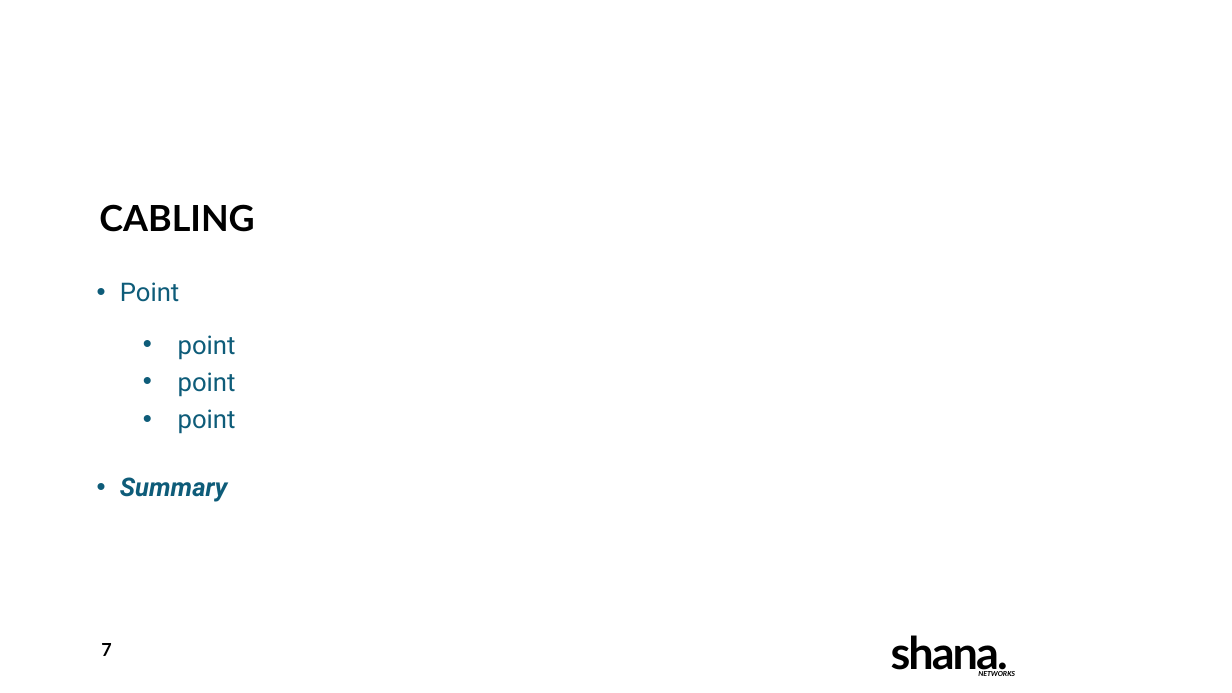
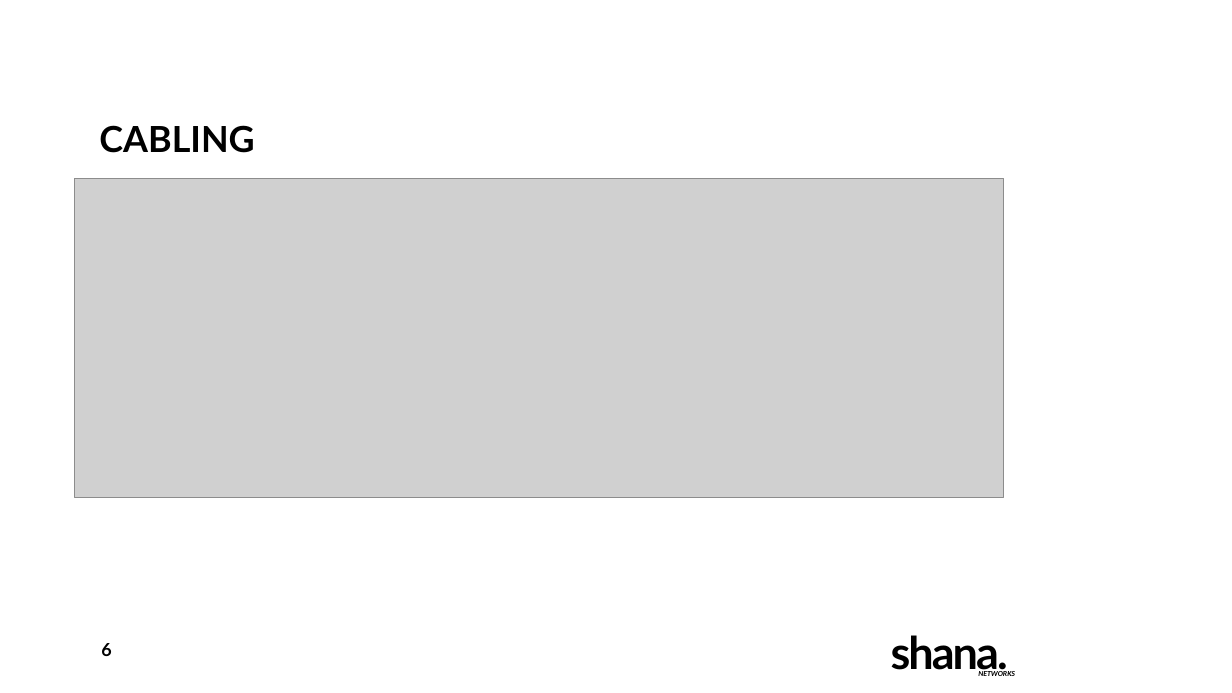
Before and after one commit to eludin/G12-Network-Infrastructure, a slide deck: slide 6 of VideoPresentation/SHANA_videopresentation_slides.pptx (slide 7 before the commit). Drawn at 1232x693 pixels with LibreOffice and Linux fonts; fonts in the diff are those of the drawing; grey boxes stand for pictures; background and template pictures are left out. Boxes give left, top, right and bottom in pixels: in the first picture for what was removed or moved away, otherwise in the second. Text is boxed around its words. In the diff, an @@ line names an element or a change of style, - is before the commit and + after.

```diff
--- a/VideoPresentation/SHANA_videopresentation_slides.pptx
+++ b/VideoPresentation/SHANA_videopresentation_slides.pptx
@@ title "CABLING": place and size @@
-title "CABLING" at (99,204,254,232)
+title "CABLING" at (99,125,254,153)
@@ picture added at (74,178,1004,497) @@
@@ text removed at (120,282,236,502) @@
-• Point
-  • point
-  • point
-  • point
-• Summary
@@ page number at (101,643,111,656): text changed @@
-7
+6
```
Also in this commit, not shown: 5 other slides changed, 4 slides added, 12 slides removed, 7 other files.
